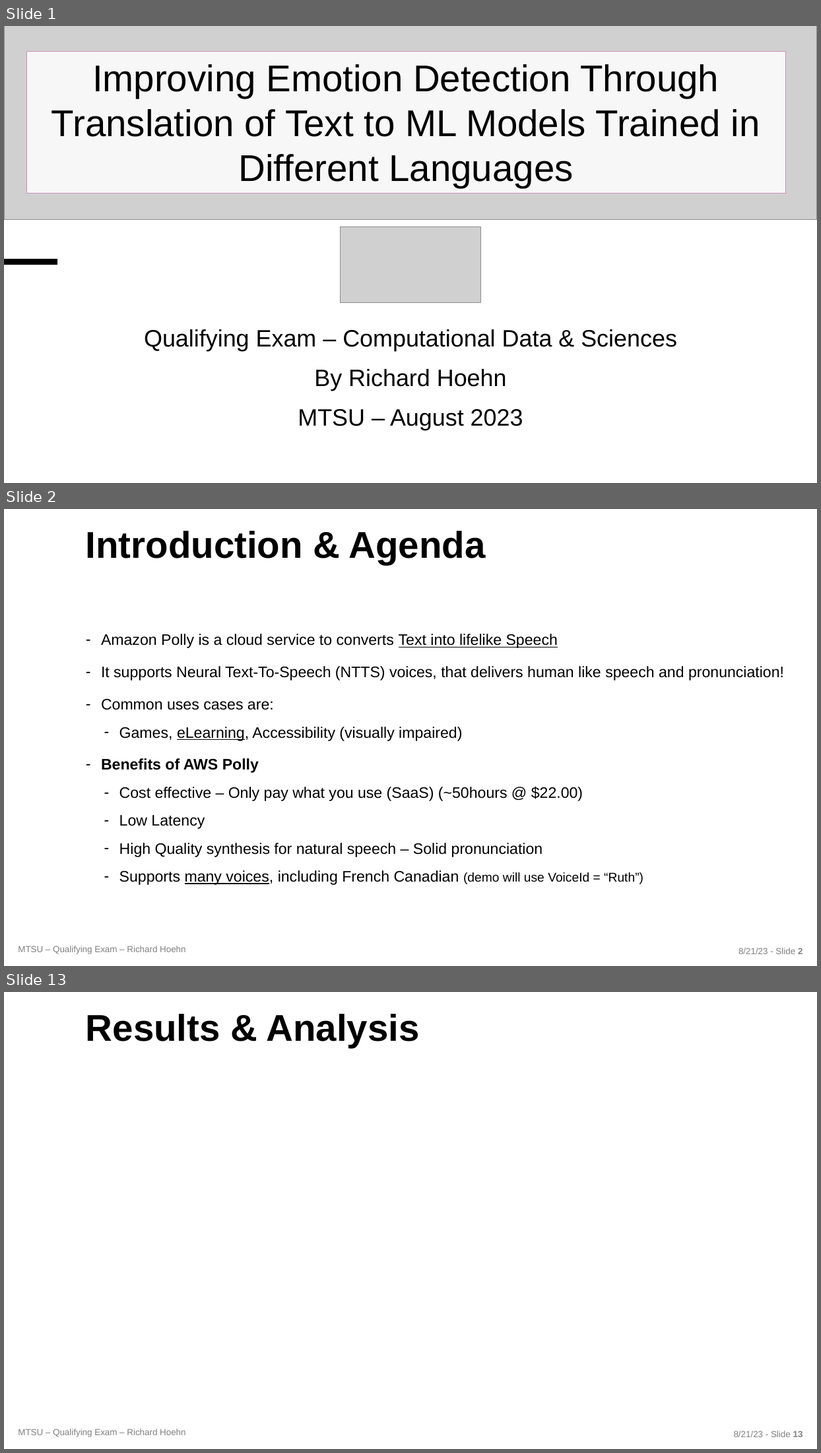
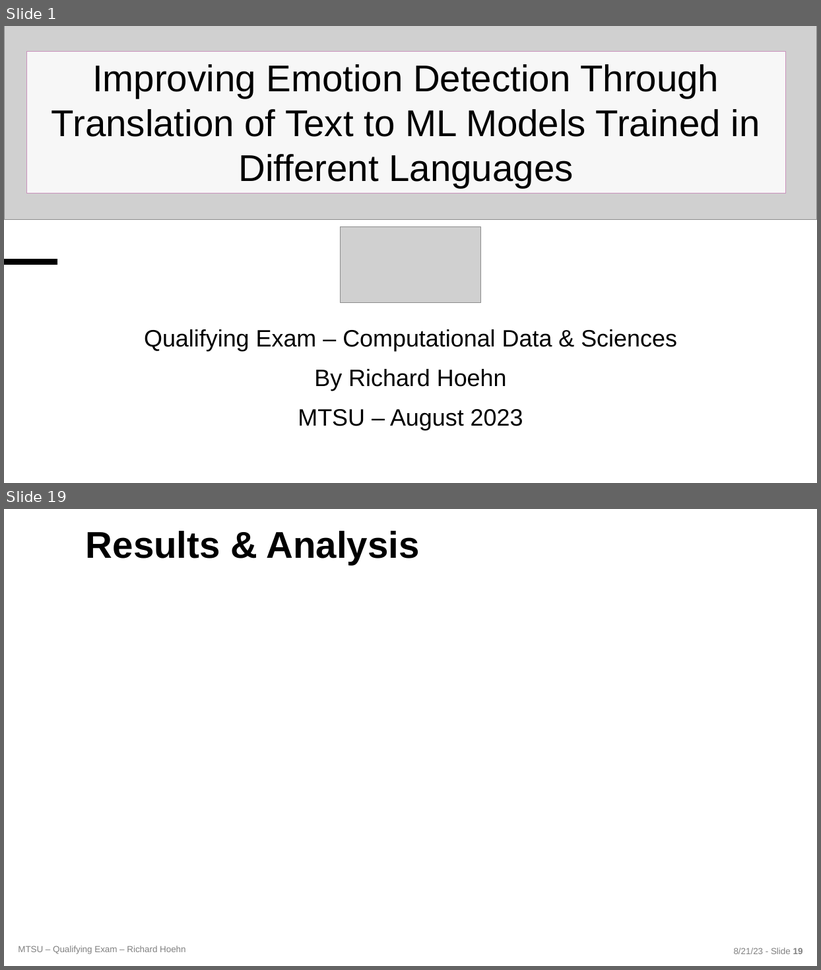
Before and after one commit to richardhoehn/mtsu.coms.qualifying-exam, a slide deck: presentation/COMS_Qualifying_Exam-2023-08-21.pptx. Shown one above the other, each under a label of ours: slides 1, 2 and 13 before the commit, slides 1 and 19 after it; the slides between them are not shown. The pictures are 821x1453 and 821x970 pixels, drawn with LibreOffice and Linux fonts; fonts in the diff are those of the drawing; grey boxes stand for pictures; background and template pictures are left out. Boxes give left, top, right and bottom in pixels: in the first picture for what was removed or moved away, otherwise in the second. Text is boxed around its words. In the diff, an @@ line names an element or a change of style, - is before the commit and + after.

```diff
--- a/presentation/COMS_Qualifying_Exam-2023-08-21.pptx
+++ b/presentation/COMS_Qualifying_Exam-2023-08-21.pptx
@@ slide 2 removed at (4,509,817,966), background picture (left out); not listed: 2 template elements that a slide beside it also shows @@
@@ title removed at (86,531,486,564) @@
-Introduction & Agenda
@@ text removed at (101,634,784,885) @@
-– Amazon Polly is a cloud service to converts Text into lifelike Speech
-– It supports Neural Text-To-Speech (NTTS) voices, that delivers human like speech and pronunciation!
-– Common uses cases are:
-  – Games, eLearning, Accessibility (visually impaired)
-– Benefits of AWS Polly
-  – Cost effective – Only pay what you use (SaaS) (~50hours @ $22.00)
-  – Low Latency
-  – High Quality synthesis for natural speech – Solid pronunciation
-  – Supports many voices, including French Canadian (demo will use VoiceId = “Ruth”)
@@ what was slide 13 is now slide 19 @@
```
Also in this commit, not shown: 6 slides changed, 15 slides added, 7 other slides removed, 14 other files.
